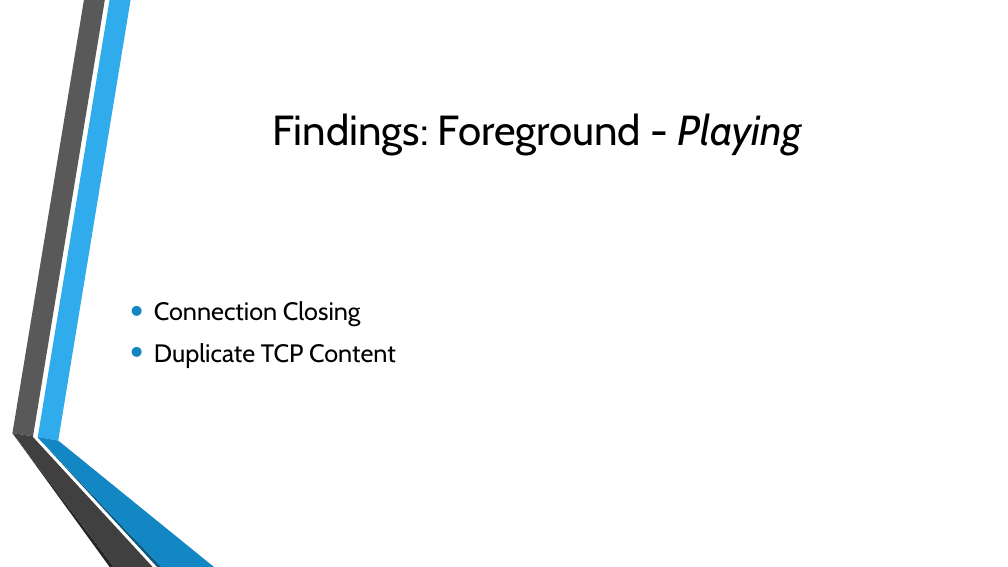
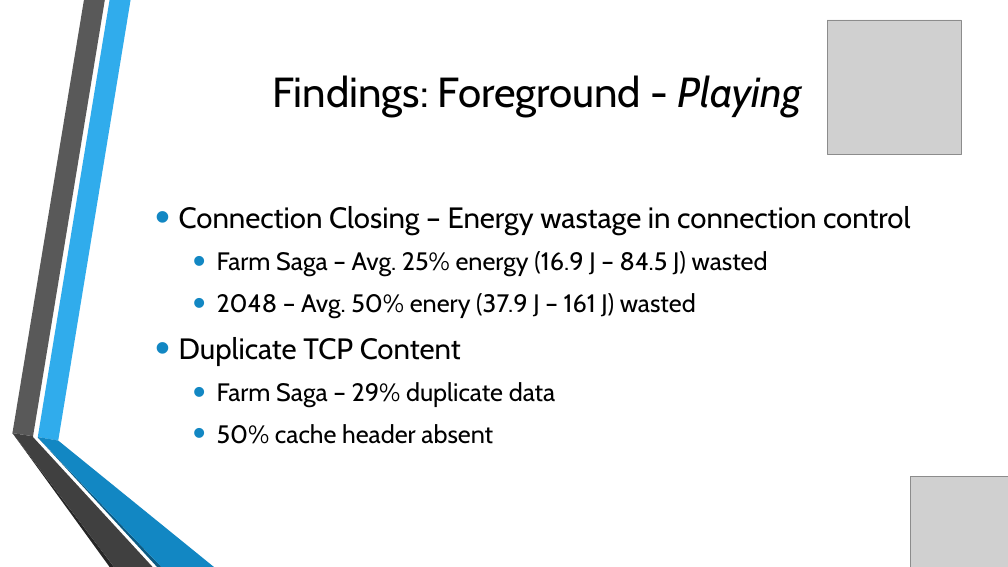
Before and after one commit to milindhg/Hunger_Games-Android_Games_Analysis, a slide deck: slide 21 of Final Report/Android Games Analysis Final Presentation1.pptx (slide 20 before the commit). Drawn at 1008x567 pixels with LibreOffice and Linux fonts; fonts in the diff are those of the drawing; grey boxes stand for pictures; background and template pictures are left out. Boxes give left, top, right and bottom in pixels: in the first picture for what was removed or moved away, otherwise in the second. Text is boxed around its words. In the diff, an @@ line names an element or a change of style, - is before the commit and + after.

```diff
--- a/Final Report/Android Games Analysis Final Presentation1.pptx
+++ b/Final Report/Android Games Analysis Final Presentation1.pptx
@@ title "Findings: Foreground - Playing": place and size @@
-title "Findings: Foreground - Playing" at <box>272,113,802,155</box>
+title "Findings: Foreground - Playing" at <box>272,75,802,117</box>
@@ picture added at <box>827,20,961,154</box> @@
@@ text "Connection Closing – Energy wastage ...": place and size @@
-text "Connection Closing – Energy wastage ..." at <box>154,301,396,368</box>
+text "Connection Closing – Energy wastage ..." at <box>179,206,911,444</box>
@@ text at <box>179,206,911,318</box>: text changed @@
-• Connection Closing
+• Connection Closing – Energy wastage in connection control
+  • Farm Saga – Avg. 25% energy (16.9 J – 84.5 J) wasted
+  • 2048 – Avg. 50% enery (37.9 J – 161 J) wasted
@@ text at <box>179,337,461,366</box>: size 24 to 28 pt in "Duplicate TCP Content" @@
@@ text at <box>217,382,555,444</box>: paragraphs added @@
+  • Farm Saga – 29% duplicate data
+  • 50% cache header absent
@@ picture added at <box>910,477,1008,567</box> @@
```
Also in this commit, not shown: 25 other slides changed, 4 slides added, 3 slides removed, 1 other file.
